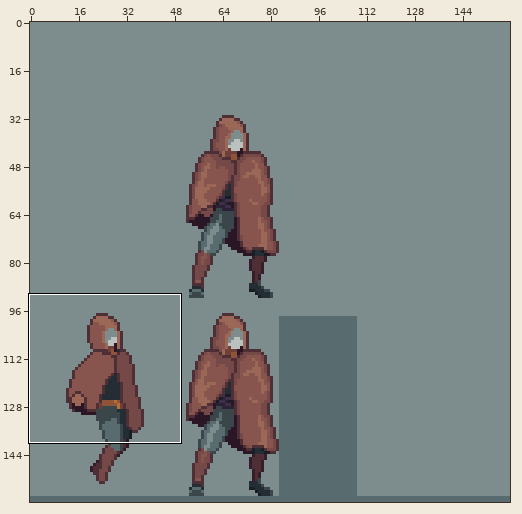
Pixel-art file: Personal_Roberto/ASEPRITE/1. Liora/Liora_Jump.aseprite. The first picture is a wide view before the edit; the outline marks the close-up.
Close-up. Before:
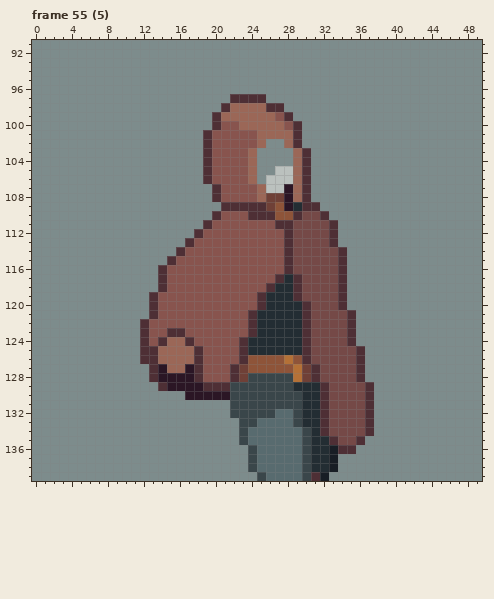
160x160 pixels, 68 frames. Colours within 5 levels of each other are drawn and written as one. Shown: frame 55 (5): x 0..49, y 91..139. The commit also changed other frames or places, which this record leaves out.
Once edited:
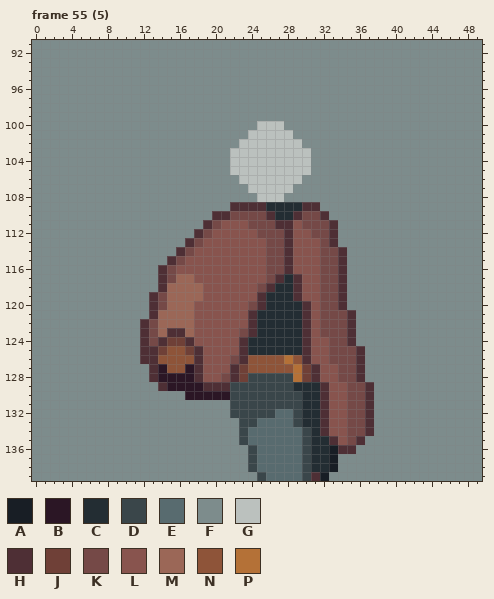
Palette (. is transparent): A #181e25  B #2b1625  C #232d33  D #3a464a  E #586b6f  F #7d8c8c  G #bbc1be  H #4e2f35  J #6f4037  K #754947  L #88544e  M #9b6757  N #8e5439  P #b47137
Difference:
layer "Layer 5" now hidden
Frame 55 (5):
y 97: x 22..25 HHHH -> FFFF
y 98: x 21..27 HMMMMHH -> FFFFFFF
y 99: x 20..28 HMMMMMMLH -> FFFFFFFFF
y 100: x 20..29 HLLMMMMMLH -> FFFFFGGGFF
y 101: x 19..29 HLLLLLMMMMH -> FFFFFGGGGGF
y 102: x 19..29 HLLLLLMFFMH -> FFFFGGGGGGG
y 103..104: x 19..30 HLLLLMFFFFMH -> FFFGGGGGGGGG
y 105: x 19..26 HLLLLMFF -> FFFGGGGG; x 29..30 MH -> GG
y 106: x 19..25 HLLLLMF -> FFFFGGG; x 29..30 MH -> GF
y 107: x 20..25 HLLLLM -> FFFFGG; x 28..30 BMH -> GFF
y 108: x 20..30 HLLLLMJJBMH -> FFFFFGGGFFF
y 109: x 21 H -> F; x 26..28 JNB -> CCC
y 110: x 21..25 LLLHH -> HKKKK; x 27..28 NN -> CC
y 111: x 20 L -> K; x 24..26 LLL -> KKK; x 29 K -> L
y 112: x 19 L -> K; x 25..27 LLL -> KKK; x 29..30 KK -> LL
y 113: x 18 L -> K; x 26..27 LL -> KK; x 29..31 KKK -> LLL
y 114: x 17 L -> K; x 26..27 LL -> KK; x 29..31 KKK -> LLL
y 115: x 16 L -> K; x 26..27 LL -> KK; x 29..31 KKK -> LLL
y 116: x 15 L -> K; x 26..27 LL -> KK; x 29..31 KKK -> LLL
y 117: x 15..17 LLL -> KMM; x 26 L -> K; x 30..31 KK -> LL
y 118: x 15..18 LLLL -> MMMM; x 25 L -> K; x 30..31 KK -> LL
y 119: x 14..18 LLLLL -> KMMMM; x 30..31 KK -> LL
y 120: x 14..17 LLLL -> KMMM; x 24 L -> K; x 31 K -> L
y 121: x 14..17 LLLL -> MMMM; x 31 K -> L
y 122: x 13..17 LLLLL -> KMMMM; x 31 K -> L
y 123: x 13..14 LL -> KM; x 17 L -> M; x 23 L -> K; x 31 K -> L
y 124: x 13 L -> K; x 15..16 MM -> JJ; x 31..32 KK -> LL
y 125: x 14..17 MMMM -> JNNJ; x 31..32 KK -> LL
y 126: x 14..17 MMMM -> NNNN; x 22 L -> K; x 31..32 KK -> LL
y 127: x 15..16 MM -> NN; x 32..33 KK -> LL
y 128: x 21 L -> K; x 32..33 KK -> LL
y 129..134: x 33..34 KK -> LL
y 135: x 34 K -> L
Where, in picture pixels (left, top, right, bottom), the same in both close-ups:
changed: (149, 94, 347, 445)
